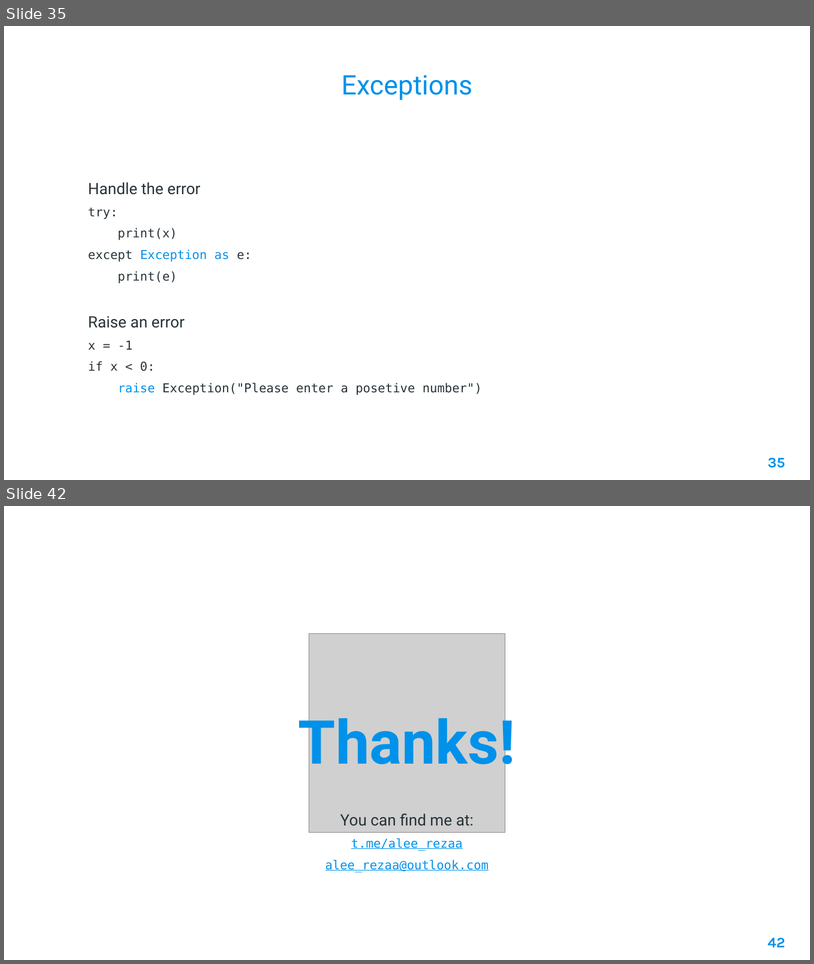
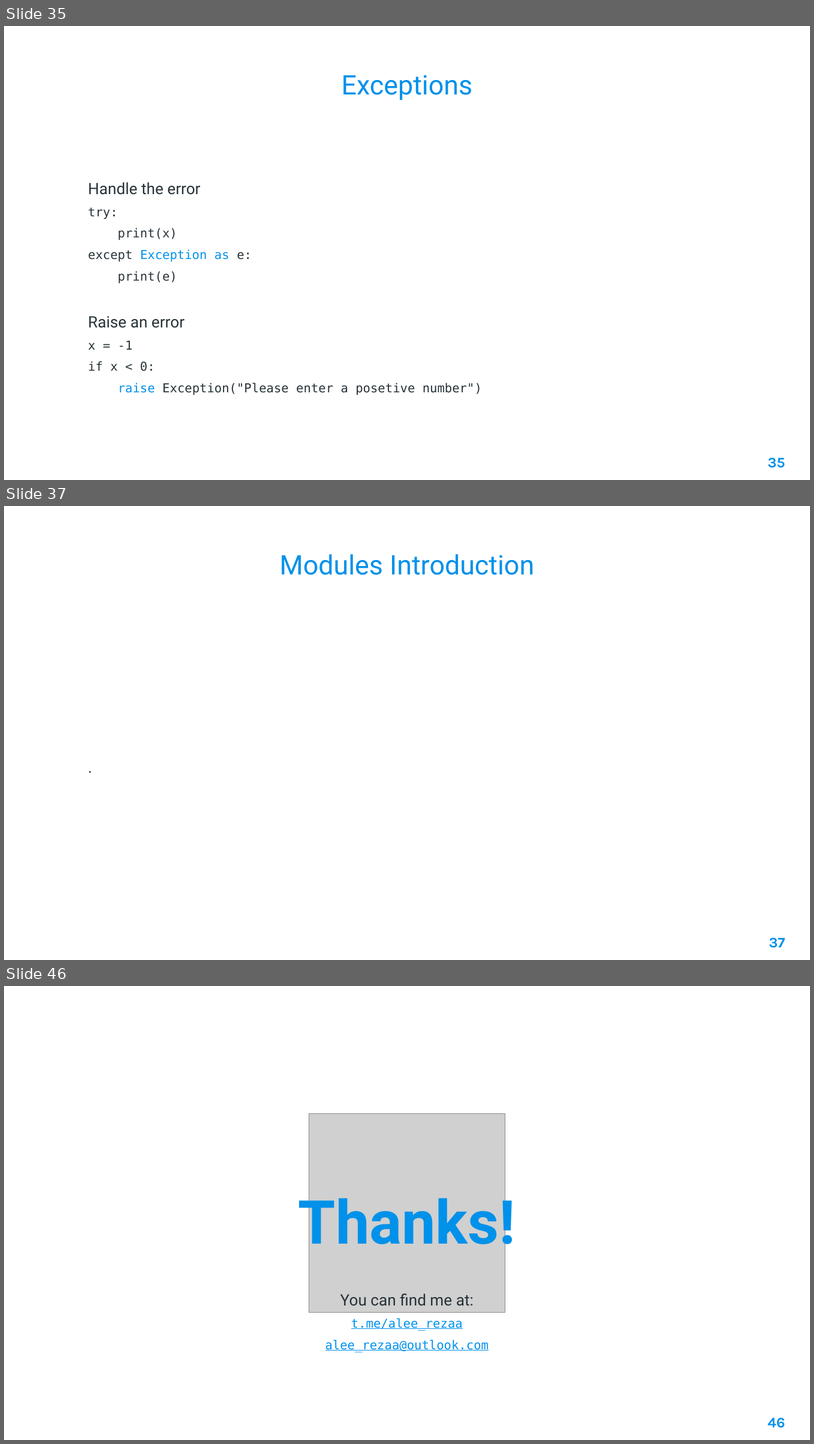
Before and after one commit to AleeRezaa/learn-python, a slide deck: Python.pptx. Shown one above the other, each under a label of ours: slides 35 and 42 before the commit, slides 35, 37 and 46 after it; the slides between them are not shown. The pictures are 814x964 and 814x1444 pixels, drawn with LibreOffice and Linux fonts; fonts in the diff are those of the drawing; grey boxes stand for pictures; background and template pictures are left out. Boxes give left, top, right and bottom in pixels: in the first picture for what was removed or moved away, otherwise in the second. Text is boxed around its words. In the diff, an @@ line names an element or a change of style, - is before the commit and + after.

```diff
--- a/Python.pptx
+++ b/Python.pptx
@@ slide 37 added at (4, 506, 810, 960), background picture (left out) @@
@@ title added at (280, 554, 534, 575), 24 pt, text #0091EA @@
+Modules Introduction
@@ text added at (74, 607, 741, 927), 14 pt, text #263238 @@
+.
@@ page number added at (769, 937, 785, 948), 13 pt, text #0091EA, bold @@
+37
@@ what was slide 42 is now slide 46 @@
@@ page number at (768, 1417, 785, 1428): text changed @@
-42
+46
```
Also in this commit, not shown: 7 slides changed, 6 other slides added, 3 slides removed.
